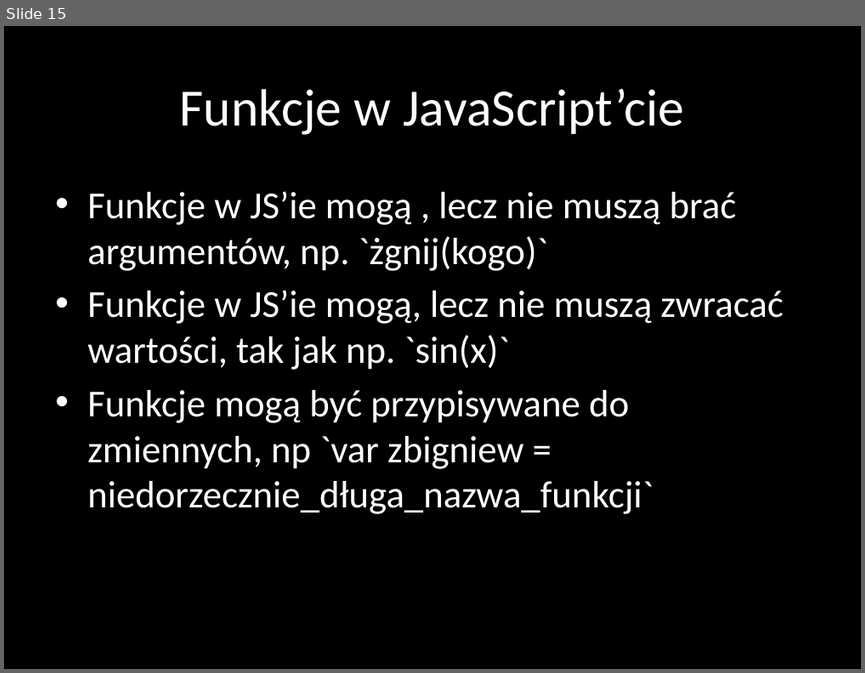
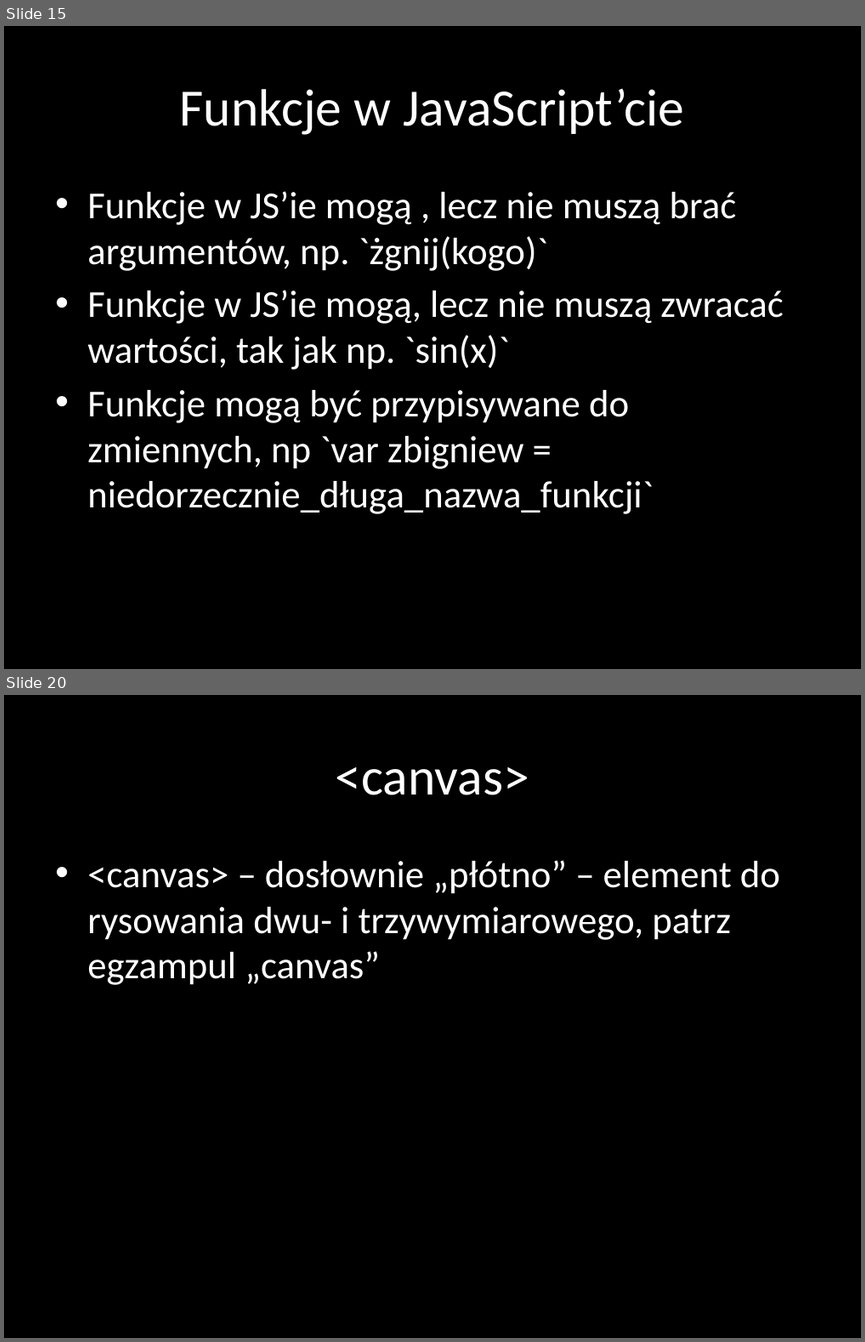
Before and after one commit to nabijaczleweli/UniwersytetDzieci-Google-2015-prezentacja, a slide deck: prezentacja/JavaScript.pptx. Shown one above the other, each under a label of ours: slide 15 before the commit, slides 15 and 20 after it; the slides between them are not shown. The pictures are 865x673 and 865x1342 pixels, drawn with LibreOffice and Linux fonts; fonts in the diff are those of the drawing. Boxes give left, top, right and bottom in pixels: in the first picture for what was removed or moved away, otherwise in the second. Text is boxed around its words. In the diff, an @@ line names an element or a change of style, - is before the commit and + after.

```diff
--- a/prezentacja/JavaScript.pptx
+++ b/prezentacja/JavaScript.pptx
@@ slide 20 added at bbox=[4, 695, 861, 1338], background #000000 @@
@@ title added at bbox=[336, 767, 529, 795], 44 pt, text #FFFFFF @@
+<canvas>
@@ text added at bbox=[87, 860, 780, 985], 32 pt, text #FFFFFF @@
+• <canvas> – dosłownie „płótno” – element do rysowania dwu- i trzywymiarowego, patrz egzampul „canvas”
```
Also in this commit, not shown: 5 other slides added, 7 other files.
